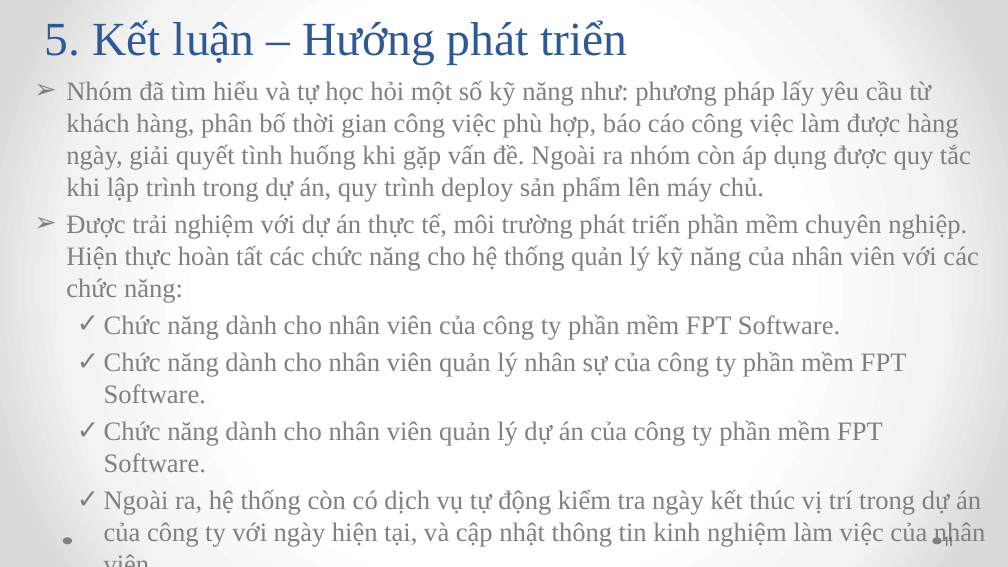
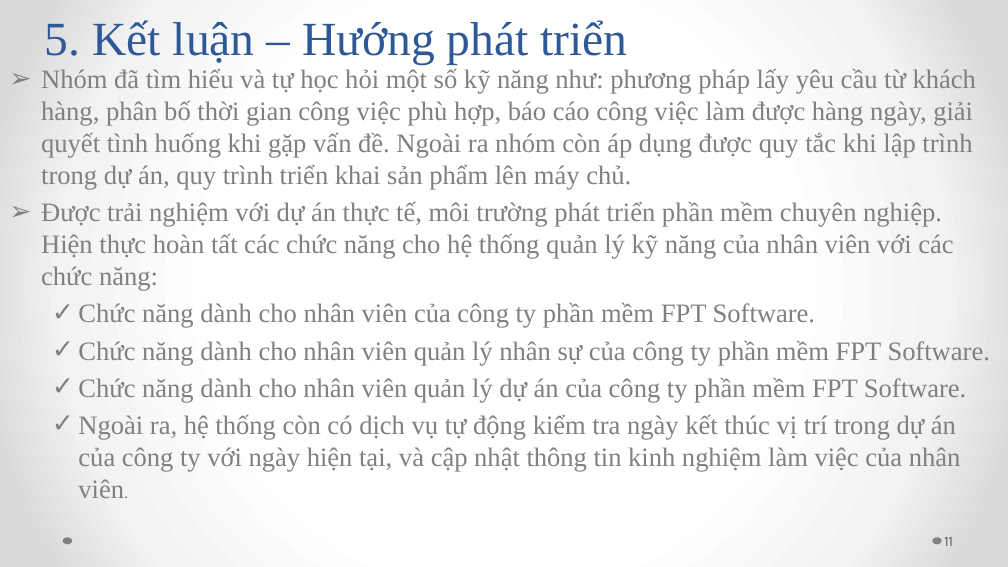
Before and after one commit to andy3520/intern-final-doc, a slide deck: slide 11 of doc/BAO_CAO-DO_AN_TOT_NGHIEP-SKILL_INVENTORY.pptx. Drawn at 1008x567 pixels with LibreOffice and Linux fonts; fonts in the diff are those of the drawing. Boxes give left, top, right and bottom in pixels: in the first picture for what was removed or moved away, otherwise in the second. Text is boxed around its words. In the diff, an @@ line names an element or a change of style, - is before the commit and + after.

```diff
--- a/doc/BAO_CAO-DO_AN_TOT_NGHIEP-SKILL_INVENTORY.pptx
+++ b/doc/BAO_CAO-DO_AN_TOT_NGHIEP-SKILL_INVENTORY.pptx
@@ text "Nhóm đã tìm hiểu và ...": place and size @@
-text "Nhóm đã tìm hiểu và ..." at (66, 81, 986, 547)
+text "Nhóm đã tìm hiểu và ..." at (41, 69, 990, 498)
@@ text at (41, 69, 976, 190): text changed @@
-➢ Nhóm đã tìm hiểu và tự học hỏi một số kỹ năng như: phương pháp lấy yêu cầu từ khách hàng, phân bố thời gian công việc phù hợp, báo cáo công việc làm được hàng ngày, giải quyết tình huống khi gặp vấn đề. Ngoài ra nhóm còn áp dụng được quy tắc khi lập trình trong dự án, quy trình deploy sản phẩm lên máy chủ.
+➢ Nhóm đã tìm hiểu và tự học hỏi một số kỹ năng như: phương pháp lấy yêu cầu từ khách hàng, phân bố thời gian công việc phù hợp, báo cáo công việc làm được hàng ngày, giải quyết tình huống khi gặp vấn đề. Ngoài ra nhóm còn áp dụng được quy tắc khi lập trình trong dự án, quy trình triển khai sản phẩm lên máy chủ.
```
Also in this commit, not shown: 11 other slides changed, 2 other files.
